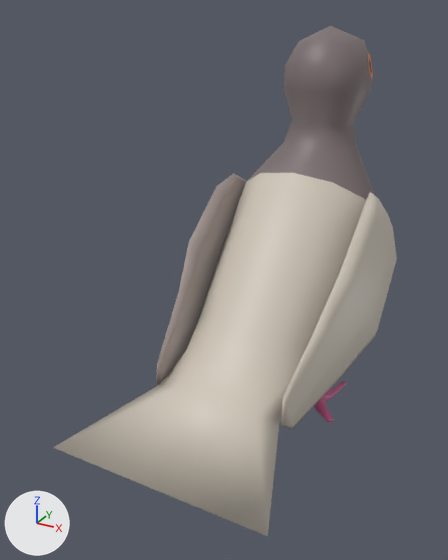
Renders of the Blender file data/models/pidgeon/pidgeon.blend from each side of a commit.
Camera for both pictures: a 50 mm camera at (0.732, -1.722, 1.216) aimed at (-0.106, -0.198, 0.454). The axes (+X, +Y, +Z) are drawn at lower left. The lights are the same throughout.

Names of what the first picture shows: 'Pidgeon'.
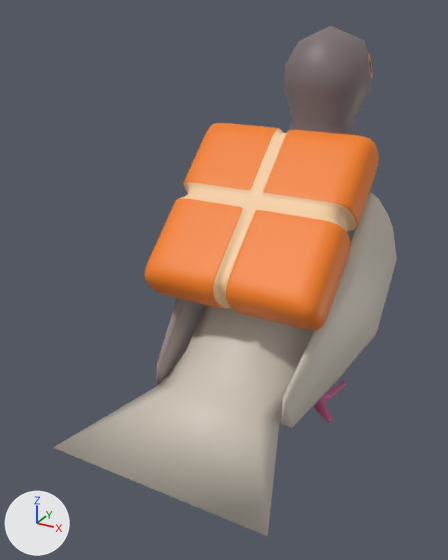
What differs and where, as boxes [x1, y1, x2, y2] in the pictures (448 x 560 px):
'Package', added (orange)
    after: [145, 123, 379, 330]

What changed in the scene script:
```text
Add me_cube:
    me_cube.from_pydata(...)  # 184 vertices, 182 faces; spans x -0.275..0.275, y -0.343..0.255, z -0.251..-0.074
    me_cube.polygons.foreach_set('use_smooth', [True] * 182)
    me_cube.materials.append(mat_pidgeon)  # picture img_pidgeon_pallete_png
Add ob_package:
    ob_package = bpy.data.objects.new('Package', me_cube)
    ob_package.location = (0.0, -0.24, 0.809)
    ob_package.rotation_euler = (0.732, 0.0, 0.0)  # degrees (42, 0, 0)
    _m = ob_package.modifiers.new('Subdivision', 'SUBSURF')
```
